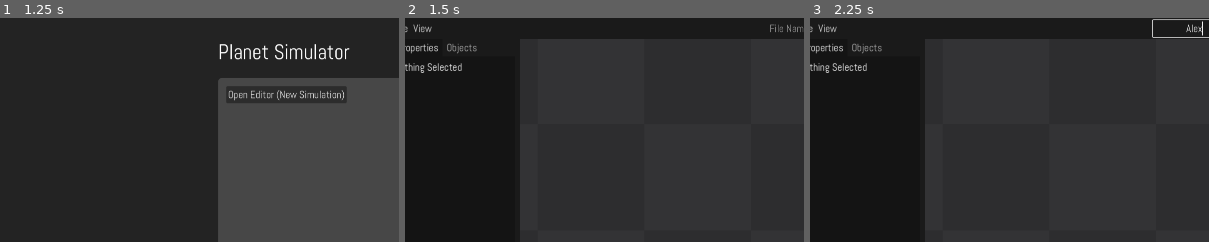
Above: before the commit, frames 1-3 (left to right).
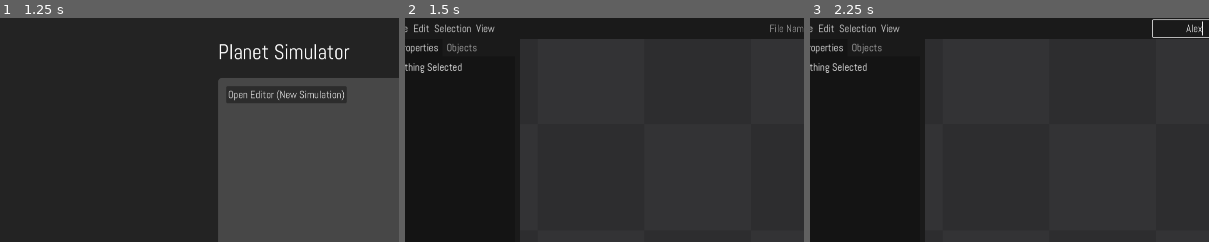
Above: after the commit, the same moments.

Repository: Maximinodotpy/PlanetSimulator
Game: Godot game, scene res://Scenes/User Interface/Main.tscn
The game is run twice, just before and just after one commit, with the same random seed, the same clock (stepped at 60 frames per second) and the same inputs.
Inputs (mouse positions are % of the whole screen's width and height, from its top left):
- Up to frame 1 (1.25 s): tap Enter at 0.5 s; move the mouse to (72, 45) at 0.52 s; hold Right (ui_right) from 0.53 s (still down); hold Delete from 0.53 s (still down); click (72, 45) at 0.67 s
- Up to frame 2 (1.5 s): release Right (ui_right) at 1.25 s; release Delete at 1.25 s; click "Open Editor (New Simulation)" at 1.25 s
- Up to frame 3 (2.25 s): click (50, 2) at 2.02 s; type "Alex" at 2.1 s
The pictures show only the part of the screen within x 2-52%, y 0-50%; the shares and areas given below are measured in that part.

Frame 1 is identical in both runs. In frame 2, 0.3% of the frame differs, in the area x 2-23%, y 2-7%; in frame 3, 0.3%.

Commit message:
Added some Menus

Diff:
--- a/Global Scripts/Editor Global.gd
+++ b/Global Scripts/Editor Global.gd
@@ -36,12 +36,28 @@
 func is_multi_selection() -> bool:
 	return get_selection().size() > 1
 
+func is_all_selected() -> bool:
+	return get_selection().size() == get_all_objects().size()
+
+func is_there_objects() -> bool:
+	return get_all_objects().size() != 0
+
 func get_selection():
 	return selection
 
 func select_all():
 	for object in get_tree().get_nodes_in_group('gravity_object'):
 		add_to_selection(object)
+	selection_changed.emit()
+
+func add_one_random_to_selection():
+	var objects = get_all_objects()
+
+	if objects.size() > 0:
+		var randomIndex = randi() % objects.size()
+		add_to_selection(objects[randomIndex])
+
+	selection_changed.emit()
 
 func add_to_selection(node: Node):
 	if node not in get_selection():
@@ -51,6 +67,20 @@
 
 func clear_selection():
 	selection.clear()
+
+	selection_changed.emit()
+
+func inverse_selection():
+	var newSel = []
+
+	for other_object in get_tree().get_nodes_in_group('gravity_object'):
+		if other_object not in get_selection():
+			newSel.append(other_object)
+
+	clear_selection()
+
+	for object in newSel:
+		add_to_selection(object)
 
 	selection_changed.emit()
 
@@ -170,3 +200,9 @@
 
 func get_space_viewport() -> SubViewport:
 	return Helpers.getSceneRoot().find_children('space_viewport')[0]
+
+func get_file_name_edit() -> LineEdit:
+	return Helpers.getSceneRoot().find_children('File Name Edit')[0]
+
+func get_all_objects():
+	return get_tree().get_nodes_in_group('gravity_object')
--- /dev/null
+++ b/Scenes/User Interface/Editor/EditMenu.gd
@@ -0,0 +1,26 @@
+extends PopupMenu
+
+# Called when the node enters the scene tree for the first time.
+func _ready():
+	pass
+
+	var alignMenu = PopupMenu.new()
+	alignMenu.name = 'align'
+
+	alignMenu.add_item('Align Left')
+
+	add_child(alignMenu)
+
+	add_submenu_item('Align', 'align')
+
+
+	index_pressed.connect(indexPressed)
+	EditorGlobal.anything_changed.connect(react)
+	react()
+
+func indexPressed(index: int):
+	match get_item_text(index):
+		'fasd': pass
+
+func react():
+	pass
--- a/Scenes/User Interface/Editor/Editor.tscn
+++ b/Scenes/User Interface/Editor/Editor.tscn
@@ -8,13 +8,16 @@
 [ext_resource type="Script" path="res://Scenes/User Interface/Editor/FileMenu.gd" id="3_w3248"]
 [ext_resource type="PackedScene" uid="uid://dgy8xkpbvycv7" path="res://Scenes/Space.tscn" id="3_wssg3"]
 [ext_resource type="Texture2D" uid="uid://bwkwtv4whnhlj" path="res://Scenes/User Interface/Editor/Icons/snail.svg" id="4_02nni"]
+[ext_resource type="Script" path="res://Scenes/User Interface/Editor/EditMenu.gd" id="4_4j5ki"]
 [ext_resource type="Script" path="res://addons/godot_helpers/Nodes/Panzoom Camera/panzoom_camera.gd" id="4_by8r2"]
 [ext_resource type="Script" path="res://Scenes/User Interface/Editor/File Name Edit.gd" id="4_gsugx"]
+[ext_resource type="Script" path="res://Scenes/User Interface/Editor/SelectionMenu.gd" id="5_4fqeg"]
 [ext_resource type="PackedScene" uid="uid://b36rnbp41eree" path="res://Scenes/User Interface/Editor/Parts/Property Editors/Property Editor Parts/Property Label.tscn" id="5_5tj81"]
 [ext_resource type="Script" path="res://Scenes/User Interface/Editor/Quick Actions.gd" id="5_n7l7m"]
 [ext_resource type="PackedScene" uid="uid://ch2vv8qw1ictp" path="res://Scenes/User Interface/Editor/Parts/Property Editors/PropertyEditorMultiple.tscn" id="5_n20wa"]
 [ext_resource type="Texture2D" uid="uid://cqc7hgdtjho4w" path="res://Scenes/User Interface/Editor/Icons/move-left.svg" id="5_oq7qi"]
 [ext_resource type="Texture2D" uid="uid://b1rdkesmmvwaa" path="res://Scenes/User Interface/Editor/Icons/move-right.svg" id="6_6v10q"]
+[ext_resource type="Script" path="res://Scenes/User Interface/Editor/ViewMenu.gd" id="6_koj6b"]
 [ext_resource type="Texture2D" uid="uid://b2nn4sx744xpg" path="res://Scenes/User Interface/Editor/Icons/rabbit.svg" id="7_35o54"]
 [ext_resource type="PackedScene" uid="uid://tn815bk1ttbo" path="res://Scenes/User Interface/Editor/Parts/Property Editors/PropertyEditorSingle.tscn" id="7_yxhf3"]
 
@@ -136,11 +139,15 @@
 item_1/id = 1
 script = ExtResource("3_w3248")
 
+[node name="Edit" type="PopupMenu" parent="v/top/HBoxContainer/MenuBar"]
+script = ExtResource("4_4j5ki")
+
+[node name="Selection" type="PopupMenu" parent="v/top/HBoxContainer/MenuBar"]
+script = ExtResource("5_4fqeg")
+
 [node name="View" type="PopupMenu" parent="v/top/HBoxContainer/MenuBar"]
-item_count = 1
-item_0/text = "Go back to Origin"
-item_0/icon = ExtResource("2_hnc5i")
-item_0/id = 0
+size = Vector2i(308, 132)
+script = ExtResource("6_koj6b")
 
 [node name="tools" type="HBoxContainer" parent="v/top/HBoxContainer"]
 layout_mode = 2
--- /dev/null
+++ b/Scenes/User Interface/Editor/SelectionMenu.gd
@@ -0,0 +1,80 @@
+extends PopupMenu
+
+const SELECT_ALL = 'Select All'
+const SELECT_ALL_INDEX = 0
+
+const INVERSE_SELECTION = 'Inverse Selection'
+const INVERSE_SELECTION_INDEX = 1
+
+const UNSELECT_ALL = 'Unselect All'
+const UNSELECT_ALL_INDEX = 2
+
+const RANDOM = 'Random'
+const RANDOM_INDEX = 3
+
+const SELECT_ONE_RANDOMLY = 'Select One Randomly'
+const SELECT_ONE_RANDOMLY_INDEX = 4
+
+const SELECT_MANY_RANDOMLY = 'Select Many Randomly'
+const SELECT_MANY_RANDOMLY_INDEX = 5
+
+# Called when the node enters the scene tree for the first time.
+func _ready():
+	add_item(SELECT_ALL, SELECT_ALL_INDEX)
+	add_item(INVERSE_SELECTION, INVERSE_SELECTION_INDEX)
+	add_item(UNSELECT_ALL, UNSELECT_ALL_INDEX)
+
+	add_separator(RANDOM, RANDOM_INDEX)
+
+	add_item(SELECT_ONE_RANDOMLY, SELECT_ONE_RANDOMLY_INDEX)
+	add_item(SELECT_MANY_RANDOMLY, SELECT_MANY_RANDOMLY_INDEX)
+
+	index_pressed.connect(indexPressed)
+
+	EditorGlobal.anything_changed.connect(react)
+
+	react()
+
+func indexPressed(index: int):
+	match get_item_text(index):
+		SELECT_ALL: EditorGlobal.select_all()
+		INVERSE_SELECTION: EditorGlobal.inverse_selection()
+		UNSELECT_ALL: EditorGlobal.clear_selection()
+		SELECT_ONE_RANDOMLY:
+			EditorGlobal.clear_selection()
+			EditorGlobal.add_one_random_to_selection()
+
+		SELECT_MANY_RANDOMLY:
+			EditorGlobal.clear_selection()
+
+			## Get Random Amount of objects
+			var amount = randi_range(1, EditorGlobal.get_all_objects().size())
+
+			for i in range(amount):
+				EditorGlobal.add_one_random_to_selection()
+
+func react():
+	set_item_disabled(
+		SELECT_ALL_INDEX,
+		EditorGlobal.is_all_selected(),
+	)
+
+	set_item_disabled(
+		INVERSE_SELECTION_INDEX,
+		EditorGlobal.is_empty_selection() or EditorGlobal.is_all_selected(),
+	)
+
+	set_item_disabled(
+		UNSELECT_ALL_INDEX,
+		EditorGlobal.is_empty_selection(),
+	)
+
+	set_item_disabled(
+		SELECT_ONE_RANDOMLY_INDEX,
+		not EditorGlobal.is_there_objects(),
+	)
+
+	set_item_disabled(
+		SELECT_MANY_RANDOMLY_INDEX,
+		not EditorGlobal.is_there_objects(),
+	)
--- /dev/null
+++ b/Scenes/User Interface/Editor/ViewMenu.gd
@@ -0,0 +1,28 @@
+extends PopupMenu
+
+const GO_TO_ORIGIN = 'Go to Origin'
+const GO_TO_ORIGIN_INDEX = 0
+
+const GO_SELECTION_CENTER = 'Go to Selection Center'
+const GO_SELECTION_CENTER_INDEX = 1
+
+# Called when the node enters the scene tree for the first time.
+func _ready():
+	add_item(GO_TO_ORIGIN, GO_TO_ORIGIN_INDEX)
+	add_item(GO_SELECTION_CENTER, GO_SELECTION_CENTER_INDEX)
+
+	index_pressed.connect(indexPressed)
+	EditorGlobal.anything_changed.connect(react)
+	react()
+
+func indexPressed(index: int):
+	match get_item_text(index):
+		GO_TO_ORIGIN: EditorGlobal.get_space_viewport().get_camera_2d().position = Vector2(0, 0)
+		GO_SELECTION_CENTER:
+			var selectionCenter = EditorGlobal.get_selection_bounding_rect().position + EditorGlobal.get_selection_bounding_rect().size / 2
+			EditorGlobal.get_space_viewport().get_camera_2d().position = selectionCenter
+
+
+func react():
+	# Disable Selection Center if nothing is selected
+	set_item_disabled(GO_SELECTION_CENTER_INDEX, EditorGlobal.is_empty_selection())
--- a/Theme/Theme.tres
+++ b/Theme/Theme.tres
@@ -48,9 +48,17 @@
 }
 
 [sub_resource type="ImageTexture" id="ImageTexture_vspf8"]
-image = SubResource("Image_dxr4w")
-
-[sub_resource type="Image" id="Image_fx7mu"]
+image = SubResource("Image_8bnfm")
+
+[sub_resource type="StyleBoxFlat" id="StyleBoxFlat_i78p4"]
+bg_color = Color(0.2, 0.2, 0.2, 1)
+
+[sub_resource type="StyleBoxFlat" id="StyleBoxFlat_xwctf"]
+bg_color = Color(0.133333, 0.133333, 0.133333, 1)
+shadow_size = 2
+shadow_offset = Vector2(2, 2)
+
+[sub_resource type="Image" id="Image_2euej"]
 data = {
 "data": PackedByteArray(255, 255, 255, 0, 255, 255, 255, 0, 255, 255, 255, 0, 255, 255, 255, 0, 255, 255, 255, 0, 255,  …(4731 unchanged characters)…
 "format": "RGBA8",
@@ -205,6 +213,8 @@
 CheckBox/icons/radio_unchecked_disabled = SubResource("ImageTexture_y6rb6")
 CheckBox/icons/unchecked = SubResource("ImageTexture_vspf8")
 CheckBox/icons/unchecked_disabled = SubResource("ImageTexture_vspf8")
+PopupMenu/styles/hover = SubResource("StyleBoxFlat_i78p4")
+PopupMenu/styles/panel = SubResource("StyleBoxFlat_xwctf")
 TabContainer/colors/drop_mark_color = Color(1, 1, 1, 1)
 TabContainer/colors/font_disabled_color = Color(0.875, 0.875, 0.875, 0.5)
 TabContainer/colors/font_hovered_color = Color(0.95, 0.95, 0.95, 1)
--- a/project.godot
+++ b/project.godot
@@ -41,3 +41,4 @@
 
 renderer/rendering_method="gl_compatibility"
 renderer/rendering_method.mobile="gl_compatibility"
+anti_aliasing/quality/msaa_2d=3
Not shown: 1 places in Scenes/User Interface/Editor/Editor.tscn that only renumber resources
Not shown: 11 places in Theme/Theme.tres that only renumber resources
